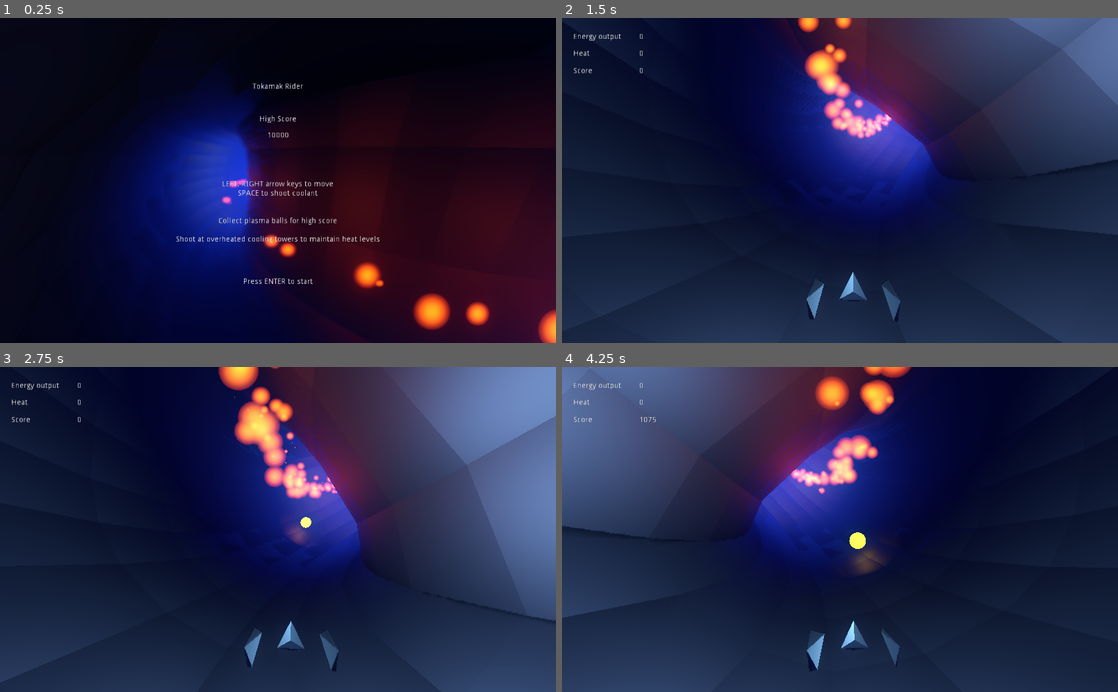
Above: before the commit, frames 1-4 (two rows, left to right).
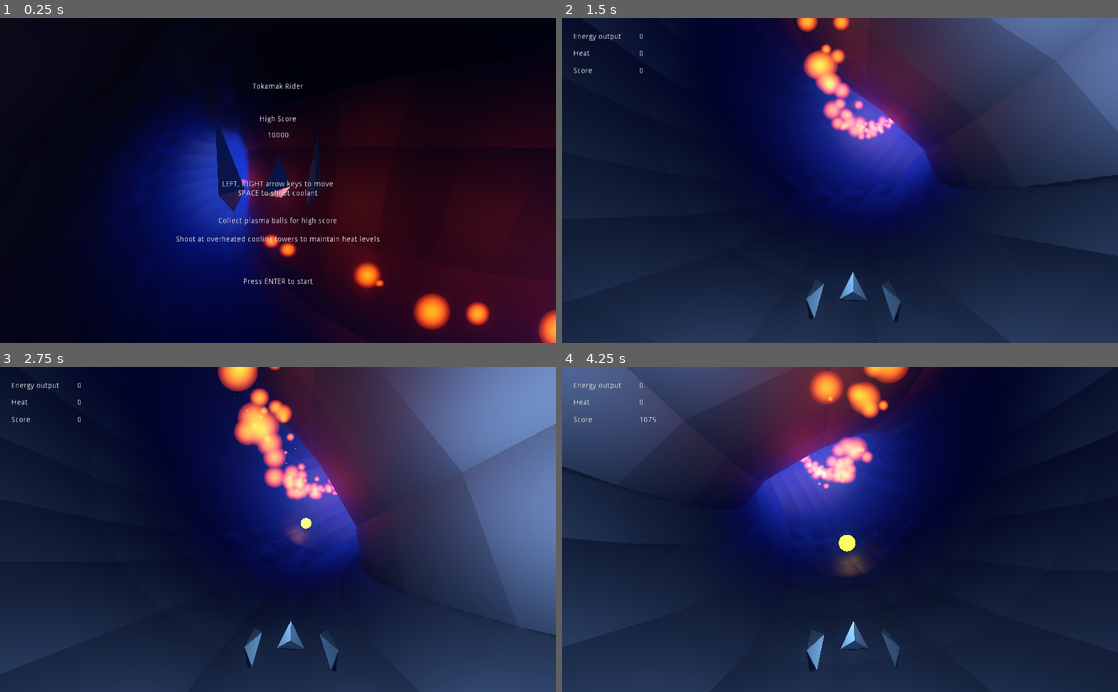
Above: after the commit, the same moments.

Repository: bluepandion/go-godotjam-2
Game: Godot game, scene res://scene/main.tscn
Two runs of this game, one before a commit and one after it. Both use one fixed random seed, a clock stepped at 60 frames per second and the inputs below.
Inputs:
- Up to frame 1 (0.25 s): no input
- Up to frame 2 (1.5 s): tap Enter (ui_accept) at 0.5, 0.77 s; hold Right (ui_right) 0.53-1.28 s; hold Left (ui_left) from 1.28 s (still down)
- Up to frame 3 (2.75 s): tap Enter (ui_accept) at 1.52 s; release Left (ui_left) at 2.03 s; hold Right (ui_right) from 2.03 s (still down)
- Up to frame 4 (4.25 s): tap Enter (ui_accept) at 3.02, 3.77 s; release Right (ui_right) at 3.53 s; hold Left (ui_left) from 3.53 s (still down)

The runs differ from the first frame. In frame 1, 2.4% of the frame differs, in the area x 32-58%, y 22-66%; in frame 2, 2.7%; in frame 3, 2.2%; in frame 4, 15%, in the area x 0-67%, y 0-100%.

Commit message:
Polish main menu

Diff:
--- a/scene/main_menu.tscn
+++ b/scene/main_menu.tscn
@@ -1,6 +1,8 @@
-[gd_scene load_steps=3 format=2]
+[gd_scene load_steps=5 format=2]
 
+[ext_resource path="res://scene/player.tscn" type="PackedScene" id=1]
 [ext_resource path="res://script/main_menu.gd" type="Script" id=2]
+[ext_resource path="res://script/rotate_object.gd" type="Script" id=3]
 
 [sub_resource type="Environment" id=1]
 background_mode = 1
@@ -89,3 +91,18 @@
 environment = SubResource( 1 )
 current = true
 fov = 100.0
+
+[node name="OmniLight" type="OmniLight" parent="CameraPos"]
+transform = Transform( 1, -1.49012e-08, 2.98023e-08, 3.72529e-08, 1, 1.49012e-08, -5.96046e-08, -5.21541e-08, 1, 1.14441e-05, -2.34016, -4.1185 )
+light_color = Color( 0.996078, 0.341176, 0.27451, 1 )
+light_energy = 2.551
+omni_range = 6.223
+
+[node name="Position3D" type="Position3D" parent="CameraPos"]
+transform = Transform( 1, -5.96046e-08, -1.19209e-07, 6.70552e-08, 1, 9.31323e-08, 5.96046e-08, -1.11759e-07, 1, 1.52588e-05, -7.15256e-06, -4.40498 )
+
+[node name="Position3D" type="Position3D" parent="CameraPos/Position3D"]
+script = ExtResource( 3 )
+
+[node name="Player" parent="CameraPos/Position3D/Position3D" instance=ExtResource( 1 )]
+transform = Transform( 1, 9.71445e-16, -4.24632e-23, 0, -4.37114e-08, -1, -9.71445e-16, 1, -4.37114e-08, -5.72205e-06, -7.15256e-07, 0.81805 )
--- a/scene/player_setup.tscn
+++ b/scene/player_setup.tscn
@@ -9,6 +9,7 @@
 [ext_resource path="res://script/catch_area.gd" type="Script" id=7]
 [ext_resource path="res://script/hud.gd" type="Script" id=8]
 [ext_resource path="res://script/player_camera.gd" type="Script" id=9]
+[ext_resource path="res://script/lazy_camera.gd" type="Script" id=10]
 
 [sub_resource type="Curve3D" id=1]
 _data = {
@@ -39,18 +40,6 @@
 transform = Transform( -3.46496e-06, 0.866968, 0.498356, 6.73283e-08, 0.498362, -0.866959, -0.999998, -2.97046e-06, -1.78516e-06, 10.6342, -14.8664, -5.48363e-06 )
 offset = 19.9691
 rotation_mode = 0
-
-[node name="CameraPos" type="Position3D" parent="Path/PathFollow"]
-transform = Transform( -0.00286885, 0.157919, 0.98745, -0.527989, -0.838834, 0.132617, 0.849256, -0.520988, 0.0857867, 0, 0, 0 )
-script = ExtResource( 4 )
-target = "../../../Target"
-up = "../../../Up"
-
-[node name="Camera" type="Camera" parent="Path/PathFollow/CameraPos"]
-transform = Transform( 1, -9.31323e-09, 0, 2.51457e-08, 1, 4.47035e-08, 2.23517e-08, 0, 1, -0.503376, 5.42902, 6.34097 )
-current = true
-fov = 90.9
-script = ExtResource( 9 )
 
 [node name="PlayerPos" type="Position3D" parent="Path/PathFollow"]
 transform = Transform( -0.0165568, 0.0071038, 0.99984, -0.52792, -0.849291, -0.00270792, 0.849143, -0.527885, 0.017812, 0, 0, 0 )
@@ -77,6 +66,23 @@
 [node name="PlayerLookAt" type="Position3D" parent="Path/PathFollow"]
 transform = Transform( 1.00001, -1.13687e-12, -1.47793e-12, -3.18323e-12, 1, 2.68226e-07, -9.09495e-13, -3.2782e-07, 1, -21.3927, 0.0579395, -0.381107 )
 
+[node name="CameraPos" type="Position3D" parent="Path/PathFollow"]
+transform = Transform( -0.00286885, 0.157919, 0.98745, -0.527989, -0.838834, 0.132617, 0.849256, -0.520988, 0.0857867, 0, 0, 0 )
+script = ExtResource( 4 )
+target = "../../../Target"
+up = "../../../Up"
+
+[node name="Camera" type="Camera" parent="Path/PathFollow/CameraPos"]
+transform = Transform( 1, -9.31323e-09, 0, 2.51457e-08, 1, 4.47035e-08, 2.23517e-08, 0, 1, -0.503376, 5.42902, 6.34097 )
+current = true
+fov = 90.9
+script = ExtResource( 9 )
+
+[node name="PathFollowCamera" type="PathFollow" parent="Path"]
+transform = Transform( 0.305539, 0.95218, 2.70269e-07, -0.95218, 0.305539, 1.04979e-06, 9.17009e-07, -5.78095e-07, 1, 10.6342, -14.7001, -5.48363e-06 )
+offset = 19.8028
+script = ExtResource( 10 )
+
 [node name="Target" type="Position3D" parent="."]
 transform = Transform( 1, 0, 0, 0, 1, 0, 0, 0, 1, 39.3371, 0, 65.5608 )
 
--- /dev/null
+++ b/script/lazy_camera.gd
@@ -0,0 +1,10 @@
+extends PathFollow
+
+onready var target = $"../PathFollow"
+
+func _ready():
+	set_physics_process(true)
+
+func _physics_process(delta):
+	if target:
+		unit_offset = lerp(unit_offset, target.unit_offset, delta * 50)
--- a/script/player_setup.gd
+++ b/script/player_setup.gd
@@ -15,7 +15,7 @@
 func _physics_process(delta):
 	var mul = clamp(GameState.speed * 0.5, 1.0, 8.0)
 	pathfollow.unit_offset = clamp(pathfollow.unit_offset + _speed.x * delta * mul, 0, 1)
-	_speed.x = lerp(_speed.x, 0, delta * 40 * mul)
+	_speed.x = lerp(_speed.x, 0, delta * 10 * mul)
 	if GameState.speed > 0:
 		if 	Input.is_action_pressed("ui_left"):
 			#_speed.x = -1
--- /dev/null
+++ b/script/rotate_object.gd
@@ -0,0 +1,7 @@
+extends Position3D
+
+func _ready():
+	set_process(true)
+
+func _process(delta):
+	transform = transform.rotated(Vector3(0,1,0), PI/2 * delta)
--- a/script/to-do.gd
+++ b/script/to-do.gd
@@ -23,7 +23,7 @@
 # [ ]
 
 # [ ]
-# [ ] Game Over
+# [X] Game Over
 
 # [#] Main menu
 # [#] Start
@@ -38,3 +38,5 @@
 # [ ] Player camera sway
 # [ ]
 # [#] Plasma ring FX and progression
+
+# [ ] Fonts
Not shown: 1 places in scene/player_setup.tscn that only renumber resources
